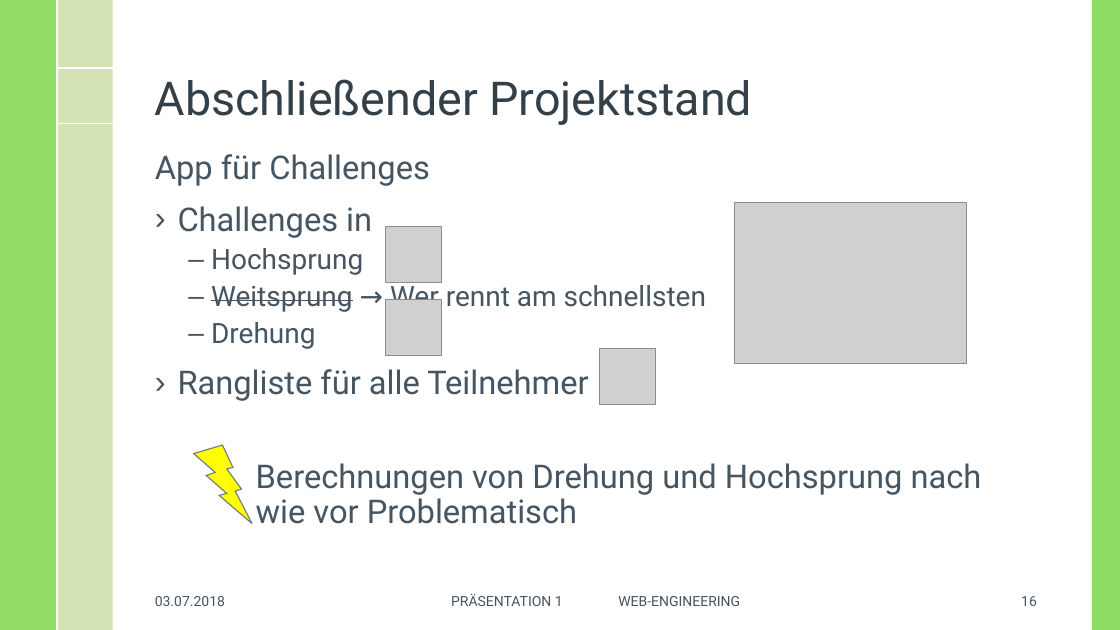
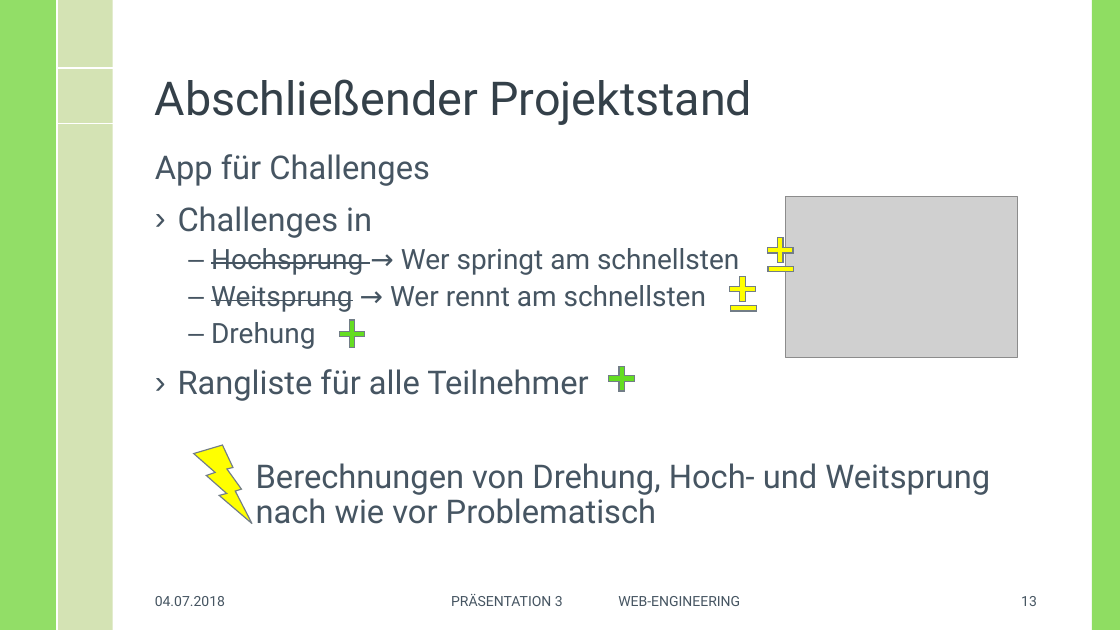
Before and after one commit to MasterInformatikHsBochum/data-app, a slide deck: slide 13 of Praesentation/WE-Präsentation3-06_07_18.pptx (slide 16 before the commit). Drawn at 1120x630 pixels with LibreOffice and Linux fonts; fonts in the diff are those of the drawing; grey boxes stand for pictures; background and template pictures are left out. Boxes give left, top, right and bottom in pixels: in the first picture for what was removed or moved away, otherwise in the second. Text is boxed around its words. In the diff, an @@ line names an element or a change of style, - is before the commit and + after.

```diff
--- a/Praesentation/WE-Präsentation3-06_07_18.pptx
+++ b/Praesentation/WE-Präsentation3-06_07_18.pptx
@@ picture: place and size @@
-picture at (734, 202, 966, 363)
+picture at (786, 197, 1017, 357)
@@ picture removed at (385, 227, 441, 283) @@
@@ plus sign added at (763, 234, 797, 267), fill #FFFF00, outline #737E87 1 pt @@
@@ text at (211, 248, 739, 275): text changed @@
-  – Hochsprung
+  – Hochsprung → Wer springt am schnellsten
@@ math minus added at (764, 258, 798, 281), fill #FFFF00, outline #737E87 1 pt @@
@@ plus sign added at (725, 272, 760, 306), fill #FFFF00, outline #737E87 1 pt @@
@@ math minus added at (726, 297, 760, 320), fill #FFFF00, outline #737E87 1 pt @@
@@ plus sign added at (334, 315, 369, 353), fill #64DD21, outline #737E87 1 pt @@
@@ picture removed at (385, 300, 441, 356) @@
@@ picture removed at (600, 348, 656, 404) @@
@@ plus sign added at (604, 362, 639, 396), fill #64DD21, outline #737E87 1 pt @@
@@ text at (256, 463, 990, 524): text changed @@
-      Berechnungen von Drehung und Hochsprung nach wie vor Problematisch
+      Berechnungen von Drehung, Hoch- und Weitsprung nach wie vor Problematisch
@@ text at (155, 596, 225, 606): text changed @@
-03.07.2018
+04.07.2018
@@ text at (451, 594, 740, 606): text changed @@
-PRÄSENTATION 1 WEB-ENGINEERING
+PRÄSENTATION 3 WEB-ENGINEERING
@@ page number at (1021, 596, 1037, 606): text changed @@
-16
+13
```
Also in this commit, not shown: 14 other slides changed, 3 slides removed.
